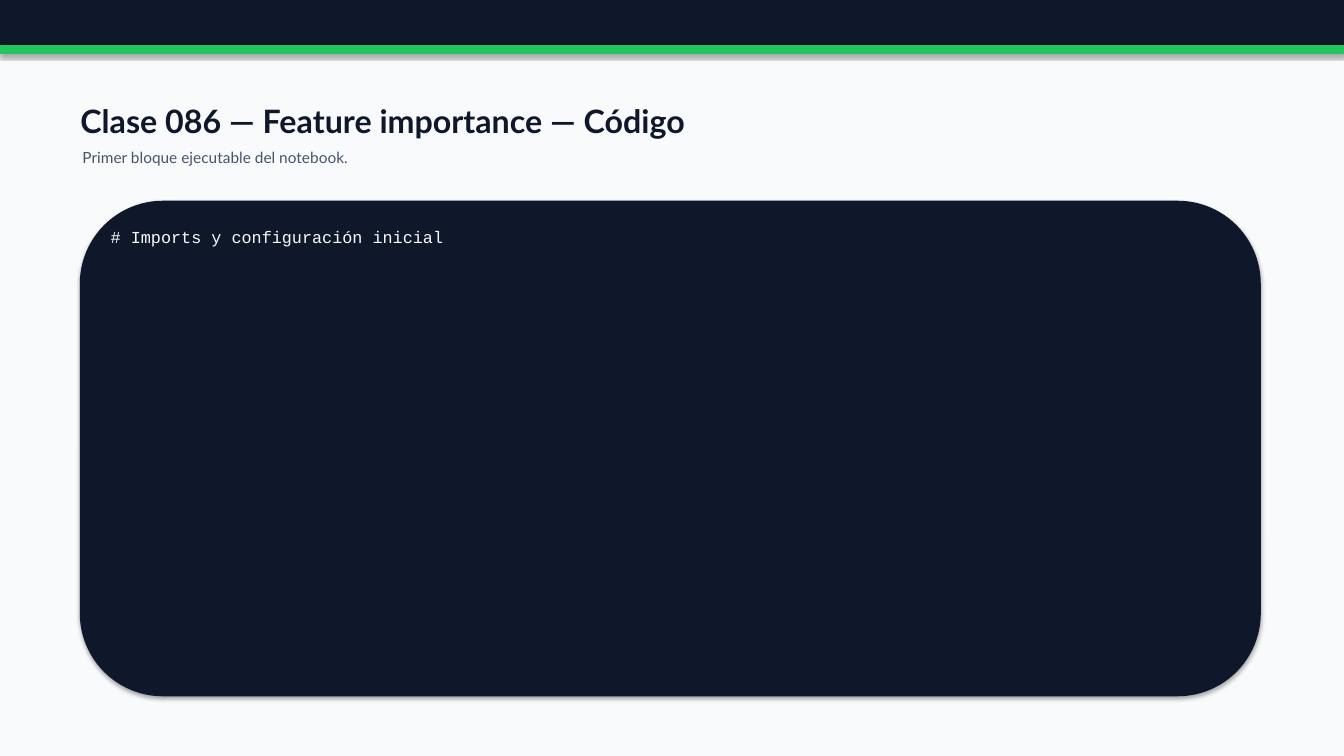
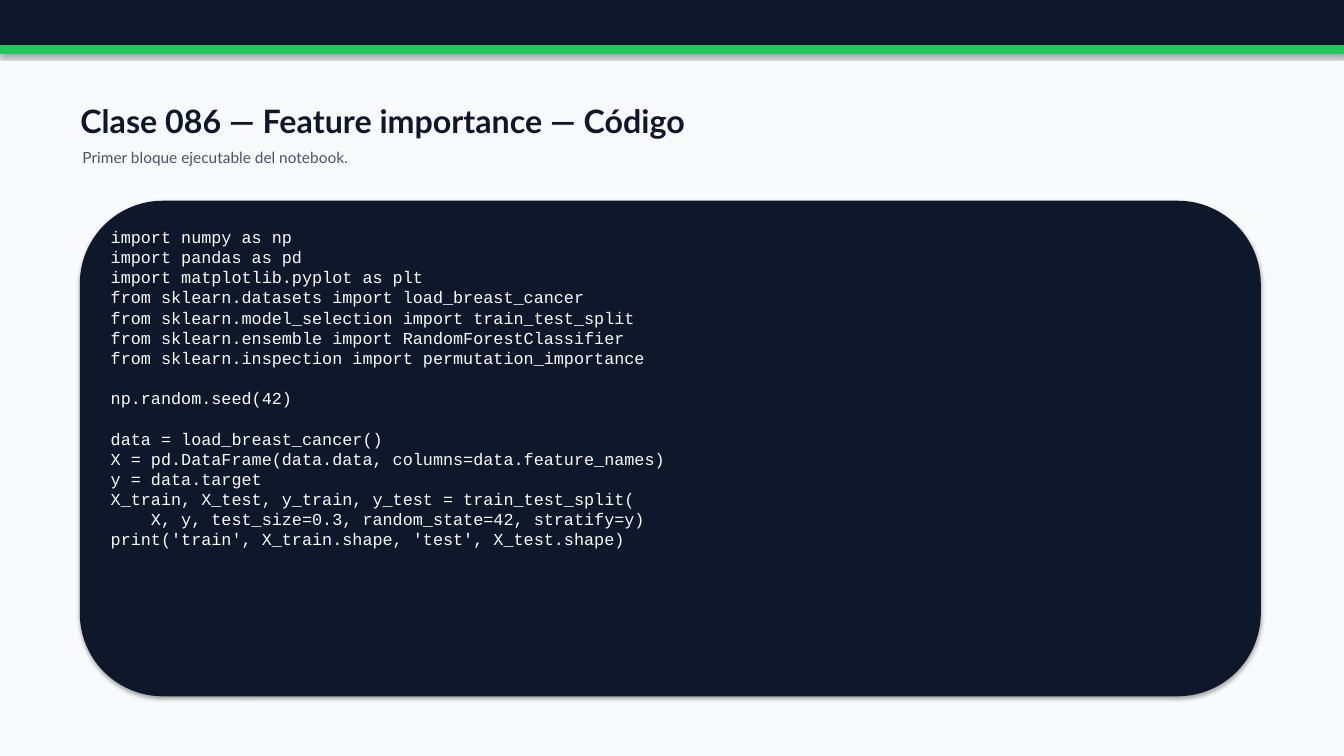
Before and after one commit to vladimiracunadev-create/python-data-science-bootcamp, a slide deck: slide 189 of docs/presentaciones/parts/parte-1-machine-learning-clasico-completa.pptx. Drawn at 1344x756 pixels with LibreOffice and Linux fonts; fonts in the diff are those of the drawing. Boxes give left, top, right and bottom in pixels: in the first picture for what was removed or moved away, otherwise in the second. Text is boxed around its words. In the diff, an @@ line names an element or a change of style, - is before the commit and + after.

```diff
--- a/docs/presentaciones/parts/parte-1-machine-learning-clasico-completa.pptx
+++ b/docs/presentaciones/parts/parte-1-machine-learning-clasico-completa.pptx
@@ text at box(111, 231, 665, 549): text changed @@
-# Imports y configuración inicial
+import numpy as np
+import pandas as pd
+import matplotlib.pyplot as plt
+from sklearn.datasets import load_breast_cancer
+from sklearn.model_selection import train_test_split
+from sklearn.ensemble import RandomForestClassifier
+from sklearn.inspection import permutation_importance
+np.random.seed(42)
+data = load_breast_cancer()
+X = pd.DataFrame(data.data, columns=data.feature_names)
+y = data.target
+X_train, X_test, y_train, y_test = train_test_split(
+X, y, test_size=0.3, random_state=42, stratify=y)
+print('train', X_train.shape, 'test', X_test.shape)
```
Also in this commit, not shown: 42 other slides changed, 19 other files.
